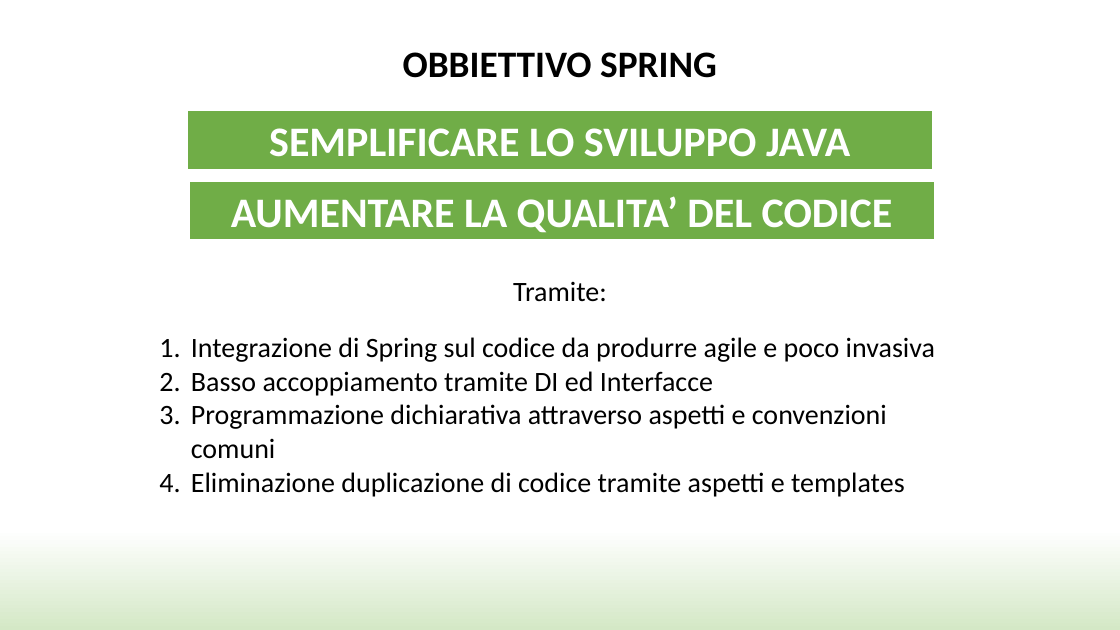
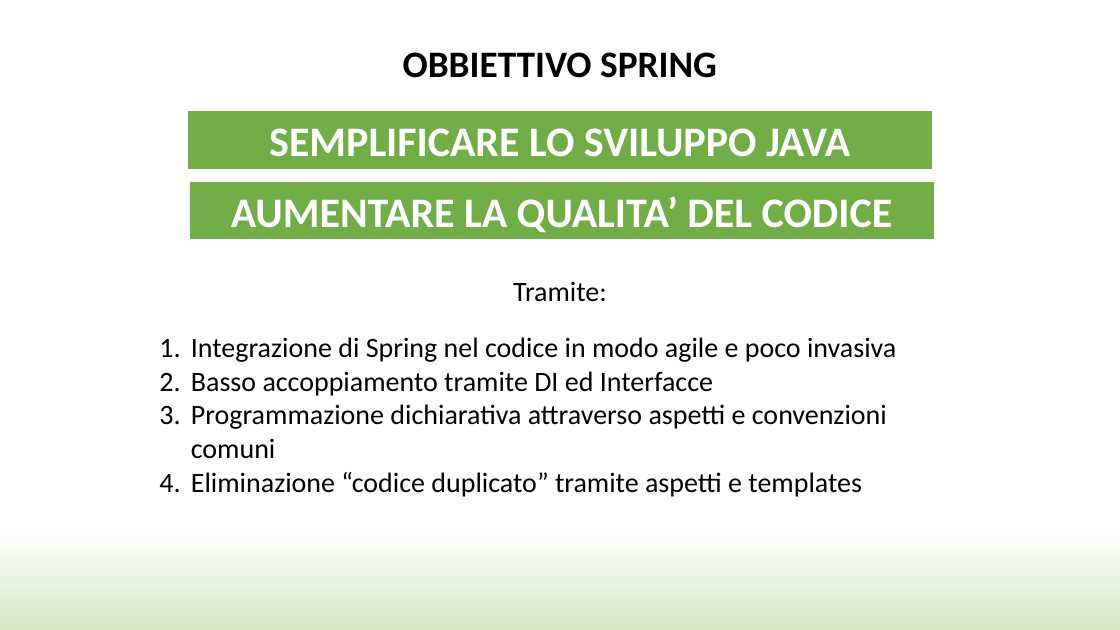
Before and after one commit to SimoneCas/java, a slide deck: slide 4 of SpringSample/Spring.pptx. Drawn at 1120x630 pixels with LibreOffice and Linux fonts; fonts in the diff are those of the drawing; background and template pictures are left out. Boxes give left, top, right and bottom in pixels: in the first picture for what was removed or moved away, otherwise in the second. Text is boxed around its words. In the diff, an @@ line names an element or a change of style, - is before the commit and + after.

Commit message:
ultimate slide per workshop Spring

```diff
--- a/SpringSample/Spring.pptx
+++ b/SpringSample/Spring.pptx
@@ text at bbox=[191, 337, 896, 362]: text changed @@
-1. Integrazione di Spring sul codice da produrre agile e poco invasiva
+1. Integrazione di Spring nel codice in modo agile e poco invasiva
@@ text at bbox=[191, 472, 862, 497]: text changed @@
-4. Eliminazione duplicazione di codice tramite aspetti e templates
+4. Eliminazione “codice duplicato” tramite aspetti e templates
```
Also in this commit, not shown: 24 other slides changed, 33 slides added, 11 slides removed.
